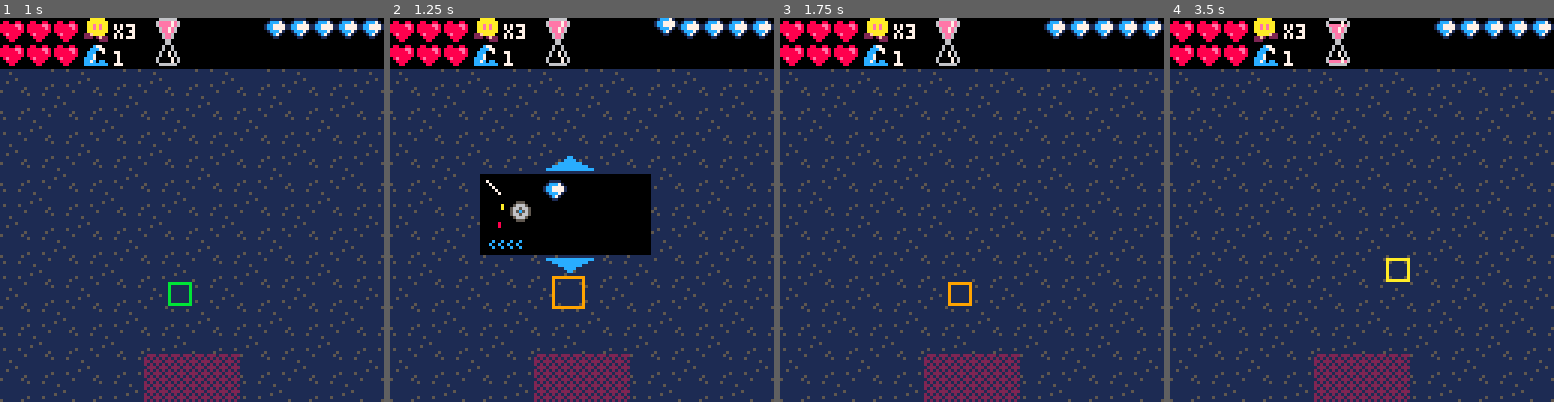
Above: before the commit, frames 1-4 (left to right).
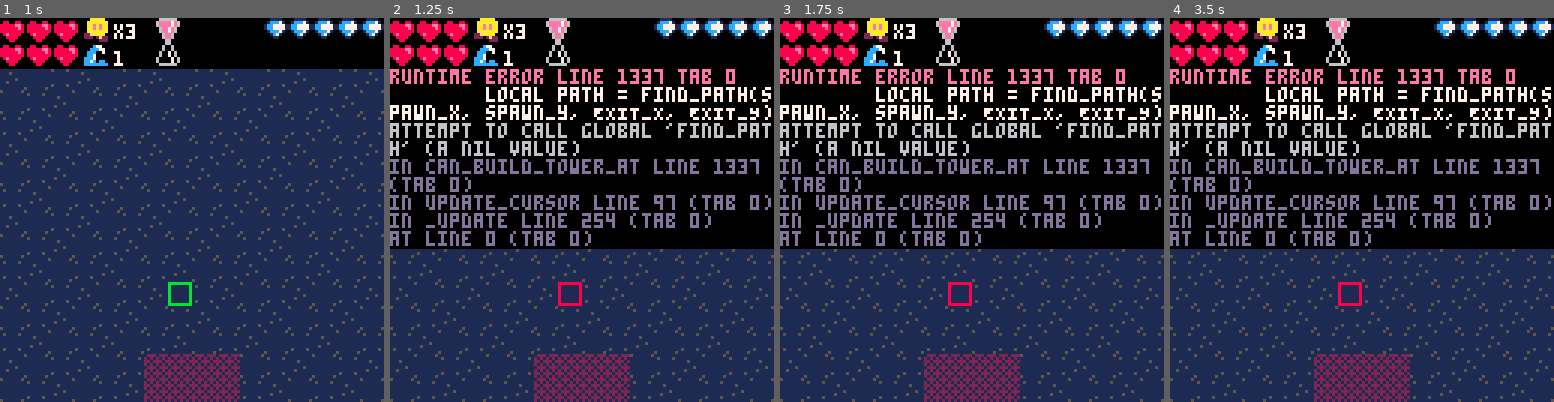
Above: after the commit, the same moments.

Repository: Gaveno/pico-mazing
Game: PICO-8 cartridge src/picomazing.p8
The game is run twice, just before and just after one commit, with the same random seed, the same clock (stepped at 60 frames per second) and the same inputs.
Inputs:
- Up to frame 1 (1 s): tap X (X key) at 0.33 s; tap O (Z key) at 0.7 s
- Up to frame 2 (1.25 s): tap X (X key) at 1.07 s
- Up to frame 3 (1.75 s): hold Right from 1.6 s (still down); tap O (Z key) at 1.7 s
- Up to frame 4 (3.5 s): tap X (X key) at 1.85, 2.97 s; release Right at 2.1 s; tap O (Z key) every 0.4 s from 2.1 to 3.3 s; hold Up 2.15-2.42 s; hold Right 2.47-3.03 s; hold Left from 3.08 s (still down)

Frame 1 is identical in both runs. In frame 2, 42% of the frame differs, in the area x 0-100%, y 0-76%; in frame 3, 47%; in frame 4, 47%, in the area x 0-100%, y 0-75%.
Error after the commit: runtime error line 1337 tab 0; local path = find_path(spawn_x, spawn_y, EXIT_X, EXIT_Y); attempt to call global 'find_path' (a nil value)

Commit message:
Beginning coroutine update

Diff:
--- a/src/paths.lua
+++ b/src/paths.lua
@@ -1,62 +1,92 @@
 -- Implementing A* Pathfinding
 
-function find_path(start_x, start_y, goal_x, goal_y)
-    local open_list = {}
-    local closed_list = {}
-    local came_from = {}
+function find_path_coroutine(start_x, start_y, goal_x, goal_y)
+    return cocreate(function()
+        local open_list = {}
+        local closed_list = {}
+        local came_from = {}
 
-    local start_node = {x = start_x, y = start_y, g = 0, h = heuristic(start_x, start_y, goal_x, goal_y), f = 0}
-    start_node.f = start_node.g + start_node.h
-    add(open_list, start_node)
+        local start_node = {
+            x = start_x,
+            y = start_y,
+            g = 0,
+            h = heuristic(start_x, start_y, goal_x, goal_y),
+            f = 0
+        }
+        start_node.f = start_node.g + start_node.h
+        add(open_list, start_node)
 
-    while #open_list > 0 do
-        -- Find node in open_list with lowest f
-        local current_index = 1
-        local current_node = open_list[1]
-        for i, node in ipairs(open_list) do
-            if node.f < current_node.f then
-                current_node = node
-                current_index = i
+        while #open_list > 0 do
+            -- Find node in open_list with lowest f
+            local current_node = open_list[1]
+            for i, node in ipairs(open_list) do
+                if node.f < current_node.f then
+                    current_node = node
+                end
             end
-        end
 
-        del(open_list, current_node)
-        add(closed_list, current_node)
+            del(open_list, current_node)
+            add(closed_list, current_node)
 
-        if current_node.x == goal_x and current_node.y == goal_y then
-            -- Reconstruct path
-            local path = {}
-            local current = current_node
-            while current do
-                add(path, {x = current.x, y = current.y}, 1)
-                current = came_from[current.x .. ',' .. current.y]
+            if current_node.x == goal_x and current_node.y == goal_y then
+                -- Reconstruct path
+                local path = {}
+                local current = current_node
+                while current do
+                    add(path, {x = current.x, y = current.y}, 1)
+                    current = came_from[current.x .. ',' .. current.y]
+                end
+                yield(path) -- Yield the path
+                return
             end
-            return path
-        end
 
-        -- Get neighbors
-        local neighbors = get_neighbors(current_node.x, current_node.y)
-        for _, neighbor in ipairs(neighbors) do
-            if not in_list(closed_list, neighbor.x, neighbor.y) then
-                local movement_cost = (neighbor.dx == 0 or neighbor.dy == 0) and 1 or 1.4142
-                local tentative_g = current_node.g + movement_cost
-                local neighbor_in_open = in_open_list(open_list, neighbor.x, neighbor.y)
-                if not neighbor_in_open or tentative_g < neighbor_in_open.g then
-                    came_from[neighbor.x .. ',' .. neighbor.y] = current_node
-                    neighbor.g = tentative_g
-                    neighbor.h = heuristic(neighbor.x, neighbor.y, goal_x, goal_y)
-                    neighbor.f = neighbor.g + neighbor.h
-                    if not neighbor_in_open then
-                        add(open_list, neighbor)
+            -- Get neighbors
+            local neighbors = get_neighbors(current_node.x, current_node.y)
+            for _, neighbor in ipairs(neighbors) do
+                if not in_list(closed_list, neighbor.x, neighbor.y) then
+                    local movement_cost = (neighbor.dx == 0 or neighbor.dy == 0) and 1 or 1.4142
+                    local tentative_g = current_node.g + movement_cost
+                    local neighbor_in_open = in_open_list(open_list, neighbor.x, neighbor.y)
+                    if not neighbor_in_open or tentative_g < neighbor_in_open.g then
+                        came_from[neighbor.x .. ',' .. neighbor.y] = current_node
+                        neighbor.g = tentative_g
+                        neighbor.h = heuristic(neighbor.x, neighbor.y, goal_x, goal_y)
+                        neighbor.f = neighbor.g + neighbor.h
+                        if not neighbor_in_open then
+                            add(open_list, neighbor)
+                        end
                     end
                 end
             end
+
+            yield() -- Yield control back to the main loop
         end
 
+        -- No path found
+        yield(nil)
+    end)
+end
+
+-- Returns the path coroutine and the result
+function process_path_coroutine(path_co)
+    if not path_co then
+        return nil, nil
     end
 
-    -- No path found
-    return nil
+    local status, result = coresume(path_co)
+    if not status then
+        -- error handling
+        printh("Pathfinding error")
+        return nil, nil
+    elseif result ~= nil then
+        -- Coroutine yielded a result (the path)
+        return nil, result
+    elseif costatus(path_co) == "dead" then
+        -- Coroutine finished without finding a path
+        return nil, nil
+    end
+
+    return path_co, nil
 end
 
 function heuristic(x1, y1, x2, y2)
